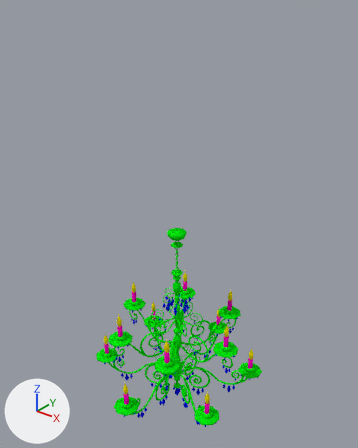
One commit to the Blender file 3d_assets/chandelier.blend: the scene before it, then after it.
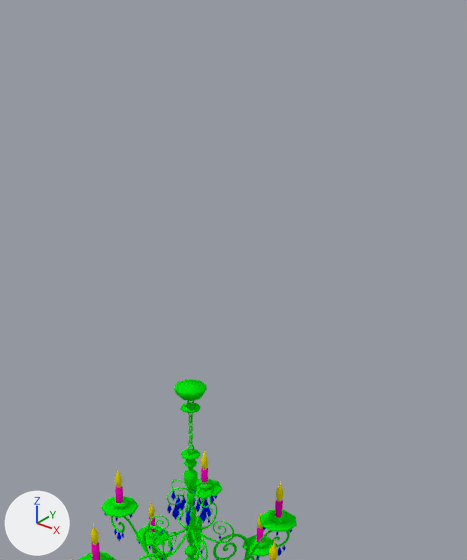
The first picture shows the older version from a 50 mm camera at (180.0, -222.0, 285.0) aimed at (-2.0, 5.0, 144.0). The close-ups show both versions on the part from 17% to 96% of the width and 0% to 75% of the height of that picture; other places that the commit changed are outside them. Every picture has the same lights, and +X, +Y and +Z are marked at lower left.

Script lines for the objects in view, before the commit:
```python
me_cylinder_001 = bpy.data.meshes.new('Cylinder.001')
me_cylinder_001.from_pydata(...)  # 848 vertices, 830 faces; spans x -6.3..6.3, y -6.3..6.3, z 10.4..140.9
me_cylinder_001.polygons.foreach_set('use_smooth', [True] * 830)
me_cylinder_001.materials.append(mat_material)  # green #05e70e
me_cylinder_002 = bpy.data.meshes.new('Cylinder.002')
me_cylinder_002.from_pydata(...)  # 672 vertices, 630 faces; spans x -49.9..49.9, y -44.1..44.1, z 62.8..69.7
me_cylinder_002.polygons.foreach_set('use_smooth', [True] * 630)
me_cylinder_002.materials.append(mat_material)  # green #05e70e
me_mesh_003 = bpy.data.meshes.new('Mesh.003')
me_mesh_003.from_pydata(...)  # 888 vertices, 870 faces; spans x -15.9..15.9, y -18.4..18.4, z 67.6..79.2
me_mesh_003.polygons.foreach_set('use_smooth', [True] * 870)
me_mesh_003.materials.append(mat_material)  # green #05e70e
ob_02_row_arm = bpy.data.objects.new('02_row_arm', me_mesh_003)
ob_02_row_arm.location = (0.0, 0.0, 0.0)
ob_03_row_holders_base = bpy.data.objects.new('03_row_holders_base', me_cylinder_002)
ob_03_row_holders_base.location = (0.0, 0.0, 0.0)
ob_base = bpy.data.objects.new('base', me_cylinder_001)
ob_base.location = (0.0, 0.0, 0.0)
# also in view: '03_row_lights' at (0.0, 0.0, 82.0); '03_row_arm' at (0.0, 0.0, 55.0); '03_row_holders_top' at (0.0, 0.0, 73.0); '05_row_holders_base' at (0.0, 0.0, 32.0)
```
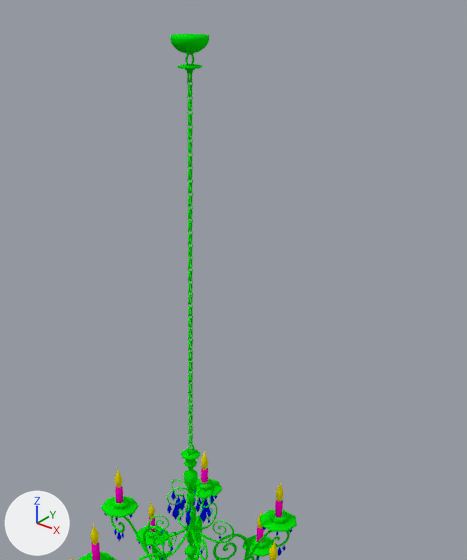
Changed parts and their boxes [x1, y1, x2, y2] in the close-ups (467 x 560 px; the box of a moved part takes in the faces that stretch with it):
'base', reshaped
    before: [174, 379, 207, 560]
    after: [170, 34, 209, 560]
part 1 of me_cylinder_001, moved or reshaped
    before: [187, 401, 194, 408]
    after: [185, 54, 195, 66]
part 2 of me_cylinder_001, moved or reshaped
    before: [180, 402, 201, 413]
    after: [178, 64, 202, 73]
part 3 of me_cylinder_001, moved or reshaped
    before: [174, 379, 207, 401]
    after: [170, 34, 209, 54]
part 4 of me_cylinder_001, added (green)
    after: [187, 73, 193, 269]

The edits, one by one:
me_cylinder_001 is used by ob_base; location (0.0, 0.0, 0.0).
me_cylinder_001 had 848 vertices, 830 faces and spanned x -6.3..6.3, y -6.3..6.3, z 10.4..140.9.
me_cylinder_001 now has 2384 vertices, 2366 faces and spans x -6.3..6.3, y -6.3..6.3, z 10.4..266.5.
me_cylinder_001 part 1: the loose piece of 32 vertices spanning x -0.5..0.5, y -2.2..2.2, z 131.4..135.7 is moved by (0.0, 0.0, 125.6).
me_cylinder_001 part 2: the loose piece of 48 vertices spanning x -4.0..4.0, y -4.0..4.0, z 129.4..131.8 is moved by (0.0, 0.0, 125.6).
me_cylinder_001 part 3: the loose piece of 56 vertices spanning x -6.3..6.3, y -6.3..6.3, z 135.3..140.9 is moved by (0.0, 0.0, 125.6).
me_cylinder_001 part 4: 776 vertices added at x -1.3..1.3, y -0.9..0.9, z 188.2..256.2.
